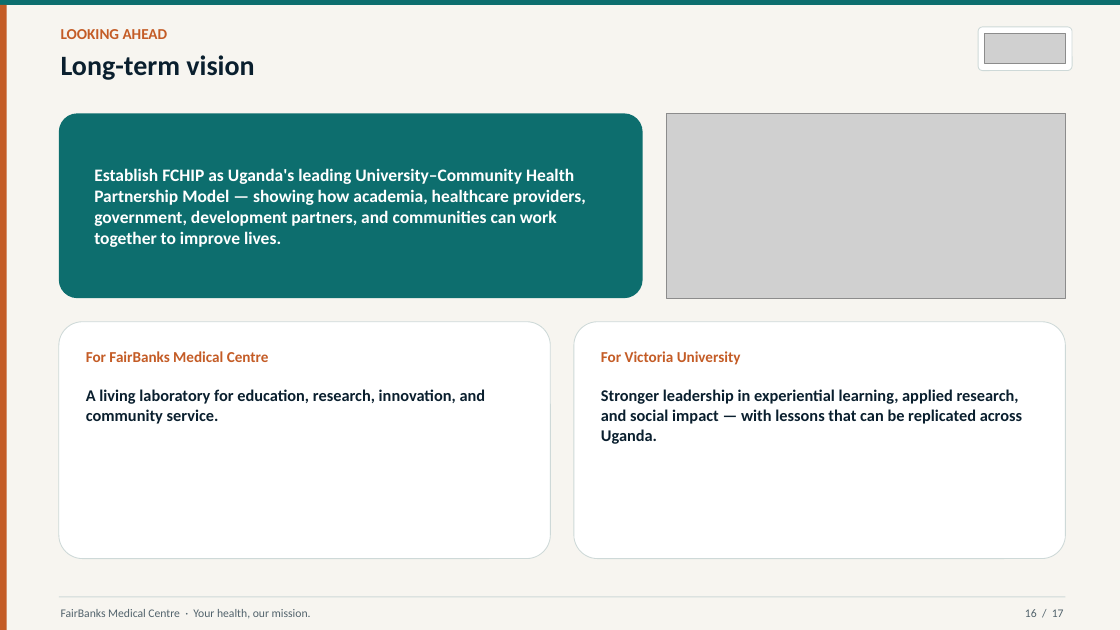
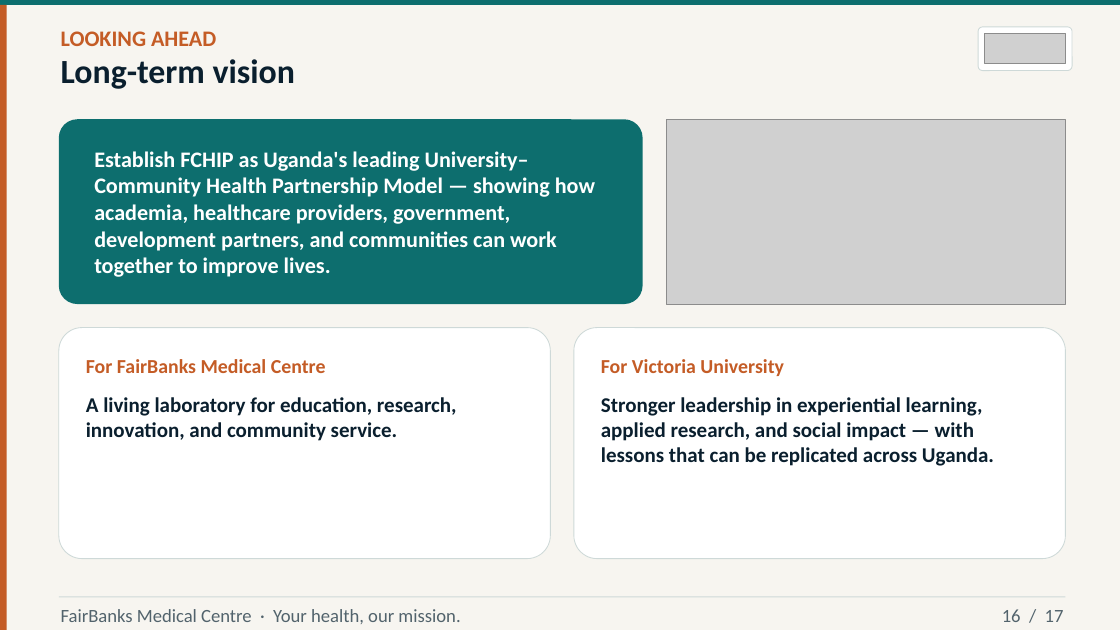
Before and after one commit to WASSWA2624/fairbanks, a slide deck: slide 16 of victoria/documents/victoria_ppt.pptx. Drawn at 1120x630 pixels with LibreOffice and Linux fonts; fonts in the diff are those of the drawing; grey boxes stand for pictures. Boxes give left, top, right and bottom in pixels: in the first picture for what was removed or moved away, otherwise in the second. Text is boxed around its words. In the diff, an @@ line names an element or a change of style, - is before the commit and + after.

Commit message:
Update Victoria University partnership proposal script and PowerPoint presentation. Adjusted header and footer dimensions, refined text formatting, and improved layout for title and subtitle handling. Enhanced bullet point sizes and spacing for better readability, and added new content sections to clarify collaboration areas with FairBanks Medical Centre.

```diff
--- a/victoria/documents/victoria_ppt.pptx
+++ b/victoria/documents/victoria_ppt.pptx
@@ text "LOOKING AHEAD" at [61, 31, 216, 46]: size 13 to 19 pt @@
@@ text "Long-term vision" at [61, 59, 295, 89]: size 24 to 29 pt @@
@@ rounded rectangle: place and size @@
-rounded rectangle at [59, 113, 643, 298]
+rounded rectangle at [59, 119, 643, 304]
@@ picture: place and size @@
-picture at [666, 113, 1065, 298]
+picture at [666, 119, 1065, 304]
@@ text "Establish FCHIP as Uganda's leading ..." at [94, 151, 595, 277]: size 15 to 19 pt @@
@@ rounded rectangle: place and size @@
-rounded rectangle at [59, 322, 550, 559]
+rounded rectangle at [59, 328, 550, 559]
@@ rounded rectangle: place and size @@
-rounded rectangle at [574, 322, 1065, 559]
+rounded rectangle at [574, 328, 1065, 559]
@@ text "For FairBanks Medical Centre" at [86, 359, 326, 373]: size 13 to 17 pt @@
@@ text "For Victoria University" at [601, 359, 784, 376]: size 13 to 17 pt @@
@@ text "A living laboratory for education, ..." at [86, 397, 457, 441]: size 14 to 18 pt @@
@@ text "Stronger leadership in experiential learning, ..." at [601, 397, 994, 466]: size 14 to 18 pt @@
@@ text "FairBanks Medical Centre · Your ..." at [61, 609, 460, 624]: size 10 to 16 pt @@
@@ text "16 / 17" at [1002, 609, 1064, 622]: size 10 to 16 pt @@
```
Also in this commit, not shown: 16 other slides changed, 1 other file.
